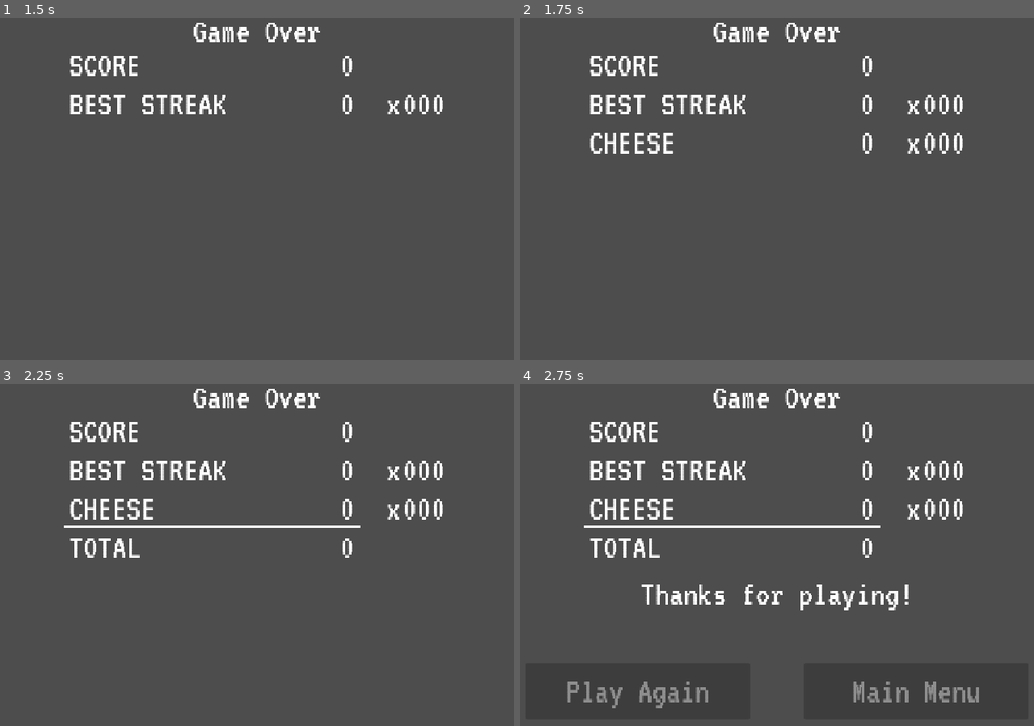
Above: before the commit, frames 1-4 (two rows, left to right).
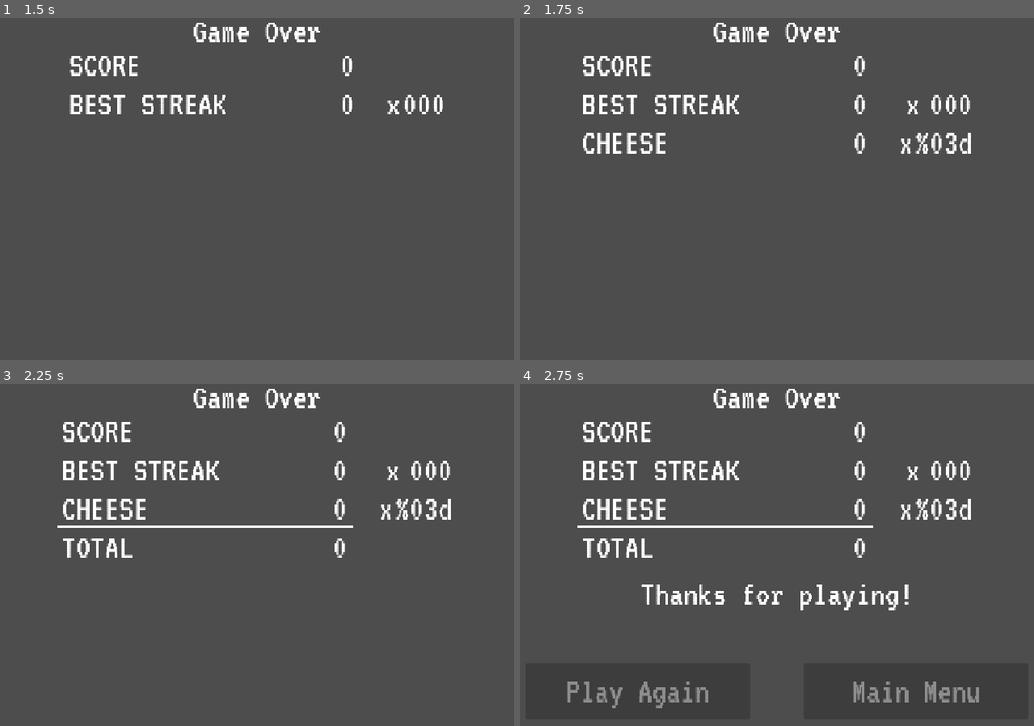
Above: after the commit, the same moments.

Repository: sdepouw/mathematics-and-cheese
Game: Godot game, scene res://Screens/GameOverScreen/game_over_screen.tscn
The game is run twice, just before and just after one commit, with the same random seed, the same clock (stepped at 60 frames per second) and the same inputs. This scene is started directly instead of the project's main scene. Sound files missing from this copy of the repository are replaced by a short silence.
Inputs (mouse positions are in pixels of both pictures, inside the frame that each line leads up to):
- Up to frame 1 (1.5 s): tap Enter at 0.5 s; move the mouse to (400, 175) at 0.52 s; hold D (move_right) 0.53-1.28 s; tap Space (confirm) at 0.6, 1.35 s; click (400, 175) at 0.67 s; move the mouse to (128, 212) at 1.27 s; hold S (move_down) from 1.28 s (still down)
- Up to frame 2 (1.75 s): keep holding S (move_down)
- Up to frame 3 (2.25 s): tap Space (confirm) at 2, 2.1 s; move the mouse to (323, 479) at 2.02 s; release S (move_down) at 2.03 s; hold D (move_right) from 2.03 s (still down)
- Up to frame 4 (2.75 s): keep holding D (move_right)

Frame 1 is identical in both runs. In frame 2, 3.2% of the frame differs, in the area x 12-88%, y 11-40%; in frame 3, 3.8%, in the area x 11-88%, y 11-51%; in frame 4, 3.8%.

Commit message:
Game Over Screen now aware of cheese types and quantities

Diff:
--- a/Game/Globals/event_bus.gd
+++ b/Game/Globals/event_bus.gd
@@ -49,7 +49,7 @@
 
   ## Indicates the game should switch to the Game Over scene,
   ## closing the current scene in the process.
-  signal load_game_over(score: int, best_streak: int, cheeses: int)
+  signal load_game_over(score: int, best_streak: int, cheeses: Dictionary[Globals.CheeseType, int])
 
 ## Houses all Player-related Events. Access via EventBus.Player
 class PlayerEventBus:
--- a/Game/Scenes/Root/root.gd
+++ b/Game/Scenes/Root/root.gd
@@ -40,7 +40,7 @@
 func _load_credits() -> void:
   await _scene_loader.queue_load(CREDITS_SCENE)
 
-func _load_game_over(_score: int, _best_streak: int, _cheeses: int) -> void:
+func _load_game_over(_score: int, _best_streak: int, _cheeses: Dictionary[Globals.CheeseType, int]) -> void:
   await _scene_loader.queue_load(GAME_OVER_SCENE, [_score, _best_streak, _cheeses])
 
 func _on_scene_loader_instance_loaded(loaded_scene: PackedScene, _loaded_instance: Node) -> void:
--- a/Game/Screens/GameOverScreen/game_over_screen.gd
+++ b/Game/Screens/GameOverScreen/game_over_screen.gd
@@ -34,11 +34,17 @@
 
 var _score: int
 var _best_streak: int
-var _cheeses: int
+var _cheeses: Dictionary[Globals.CheeseType, int]
+var _total_cheese_count: int:
+  get:
+    _total_cheese_count = 0
+    for _cheese_count: int in _cheeses.values():
+      _total_cheese_count += _cheese_count
+    return _total_cheese_count
 var _streak_score: int:
   get: return _best_streak * best_streak_bonus_unit
 var _cheese_score: int:
-  get: return _cheeses * cheese_bonus_unit
+  get: return _total_cheese_count * cheese_bonus_unit
 var _total_score: int:
   get: return _score + _streak_score + _cheese_score
 var _current_score: int:
@@ -67,13 +73,13 @@
     _total_value.text = "%d" % value
 
 func load_scene_data(data: Variant) -> void:
-  # data is Array[int]
+  # data is Array[int, int, Dictinoary[Globals.CheeseType, int]]
   _score = data[0]
   _best_streak = data[1]
   _cheeses = data[2]
 
 func _ready() -> void:
-  #load_scene_data([10000, 27, 5]) # Debugging
+  #_load_data_for_debugging()
   var high_score_reached: bool = _total_score > HighScore.get_current_high_score()
   _initialize_tally_display()
   # TODO: Spawn all the collected cheeses, have them fall and land on the bottom of the screen
@@ -128,7 +134,7 @@
     var increment: int = _current_cheese_score + cheese_bonus_unit
     _tally_sound.play()
     _current_cheese_score = clampi(increment, 0, _cheese_score)
-    _current_cheeses = clampi(_current_cheeses + 1, 0, _cheeses)
+    _current_cheeses = clampi(_current_cheeses + 1, 0, _total_cheese_count)
     _tally_timer.start()
     await _tally_timer.timeout
   _tally_timer.wait_time -= cheese_tally_speed_modifier
@@ -147,3 +153,16 @@
 func _restart_score_line_timer_async() -> void:
   _score_line_timer.start()
   await _score_line_timer.timeout
+
+func _load_data_for_debugging() -> void:
+  var cheeses: Dictionary[Globals.CheeseType, int] = {
+    Globals.CheeseType.CHEDDAR: randi_range(0, 3),
+    Globals.CheeseType.QUESO_FRESCO: randi_range(0, 3),
+    Globals.CheeseType.SWISS: randi_range(0, 3),
+    Globals.CheeseType.PEPPER_JACK: randi_range(0, 3),
+    Globals.CheeseType.MIMOLETTE: randi_range(0, 3),
+    Globals.CheeseType.BLUE: randi_range(0, 3),
+    Globals.CheeseType.GRUYERE: randi_range(0, 3),
+    Globals.CheeseType.BRIE: randi_range(0, 3)
+  }
+  load_scene_data([randi_range(0, 10000), randi_range(0, 50), cheeses])
--- a/Game/Screens/GameScreen/score_keeper.gd
+++ b/Game/Screens/GameScreen/score_keeper.gd
@@ -15,12 +15,6 @@
     _current_score = max(value, 0)
 var _current_streak: int
 var _best_streak: int
-var _total_cheeses: int:
-  get:
-    _total_cheeses = 0
-    for _cheese_count: int in _cheeses.values():
-      _total_cheeses += _cheese_count
-    return _total_cheeses
 var _just_rewarded_cheeses: Array[Globals.CheeseType]
 var _cheeses: Dictionary[Globals.CheeseType, int] = {
   Globals.CheeseType.CHEDDAR: 0,
@@ -42,8 +36,8 @@
 func get_best_streak() -> int:
   return _best_streak
 
-func get_cheeses() -> int:
-  return _total_cheeses
+func get_cheeses() -> Dictionary[Globals.CheeseType, int]:
+  return _cheeses
 
 func is_on_hot_streak() -> bool:
   return _current_streak > _HOT_STREAK_THRESHOLD
